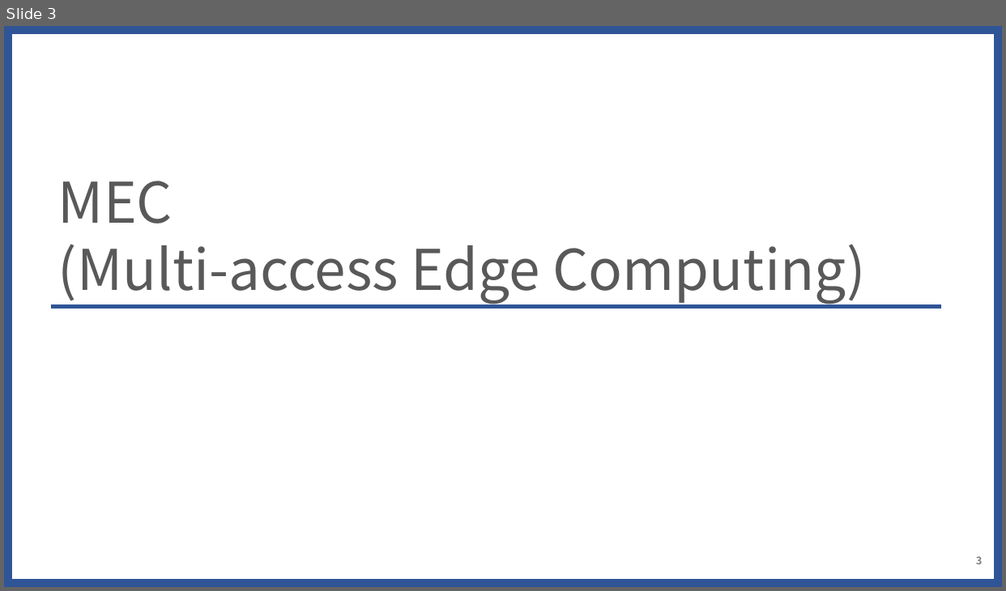
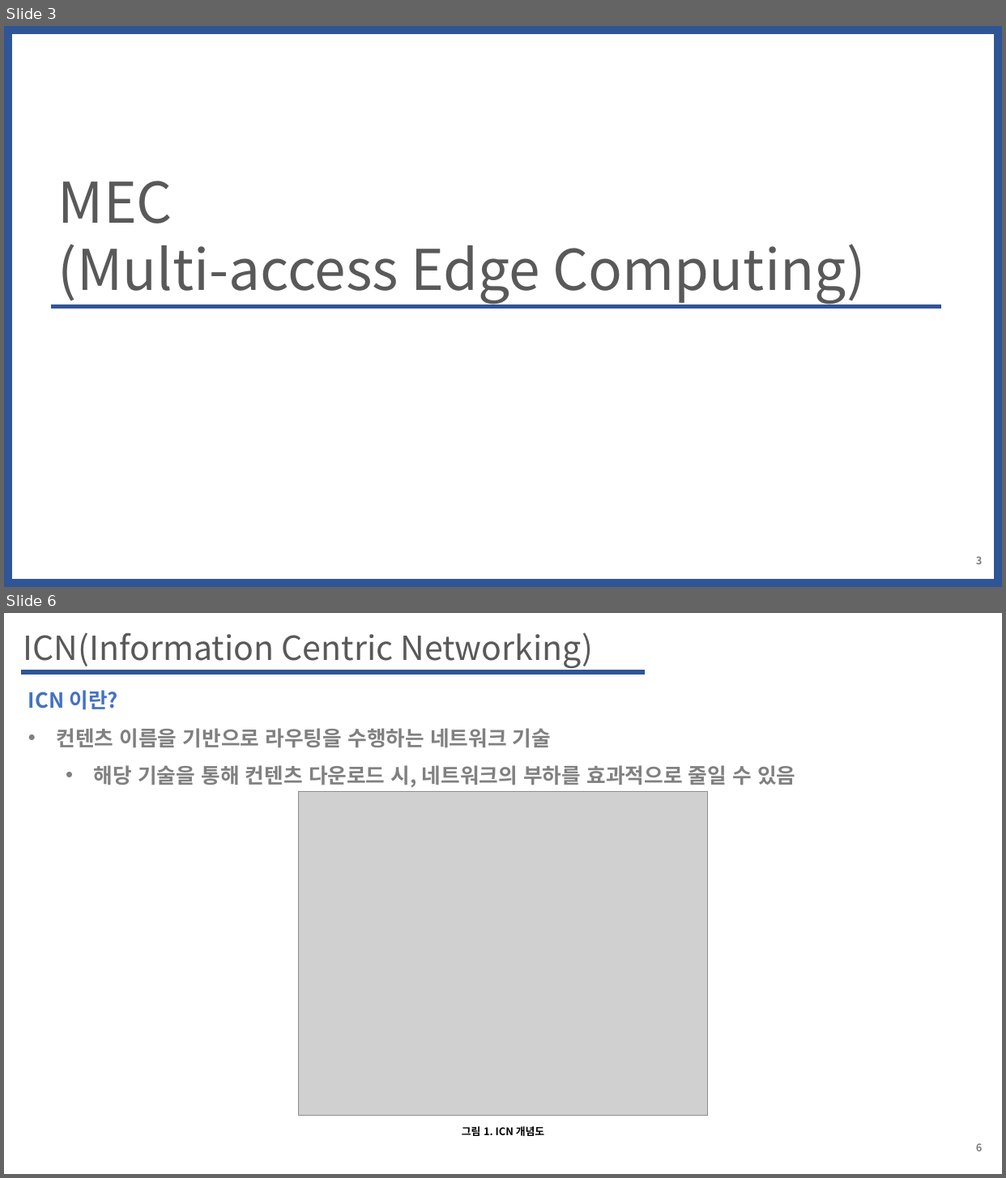
Before and after one commit to WoogiBoogi1129/ICN-NDN, a slide deck: Named-Data-Net/PPT/MEC에서-정보-중심-네트워크-컨텐츠-캐싱-최적화-방안.pptx. Shown one above the other, each under a label of ours: slide 3 before the commit, slides 3 and 6 after it; the slides between them are not shown. The pictures are 1006x591 and 1006x1178 pixels, drawn with LibreOffice and Linux fonts; fonts in the diff are those of the drawing; grey boxes stand for pictures. Boxes give left, top, right and bottom in pixels: in the first picture for what was removed or moved away, otherwise in the second. Text is boxed around its words. In the diff, an @@ line names an element or a change of style, - is before the commit and + after.

Commit message:
20230704 commit

```diff
--- a/Named-Data-Net/PPT/MEC에서-정보-중심-네트워크-컨텐츠-캐싱-최적화-방안.pptx
+++ b/Named-Data-Net/PPT/MEC에서-정보-중심-네트워크-컨텐츠-캐싱-최적화-방안.pptx
@@ slide 6 added at (4, 613, 1002, 1174), background #FFFFFF @@
@@ text added at (23, 632, 593, 669), 32 pt, text #595959 @@
+ICN(Information Centric Networking)
@@ line added from (21, 672) to (645, 672), #2F5597 4.5 pt @@
@@ text added at (28, 690, 795, 787), 20 pt, text #808080, bold @@
+ICN 이란?
+• 컨텐츠 이름을 기반으로 라우팅을 수행하는 네트워크 기술
+  • 해당 기술을 통해 컨텐츠 다운로드 시, 네트워크의 부하를 효과적으로 줄일 수 있음
@@ picture added at (298, 792, 708, 1116) @@
@@ text added at (462, 1127, 544, 1136), 10 pt, text #000000, bold @@
+그림 1. ICN 개념도
@@ page number added at (976, 1144, 982, 1152), 10 pt, text #808080, bold @@
+6
```
Also in this commit, not shown: 1 slide changed, 2 other slides added.
